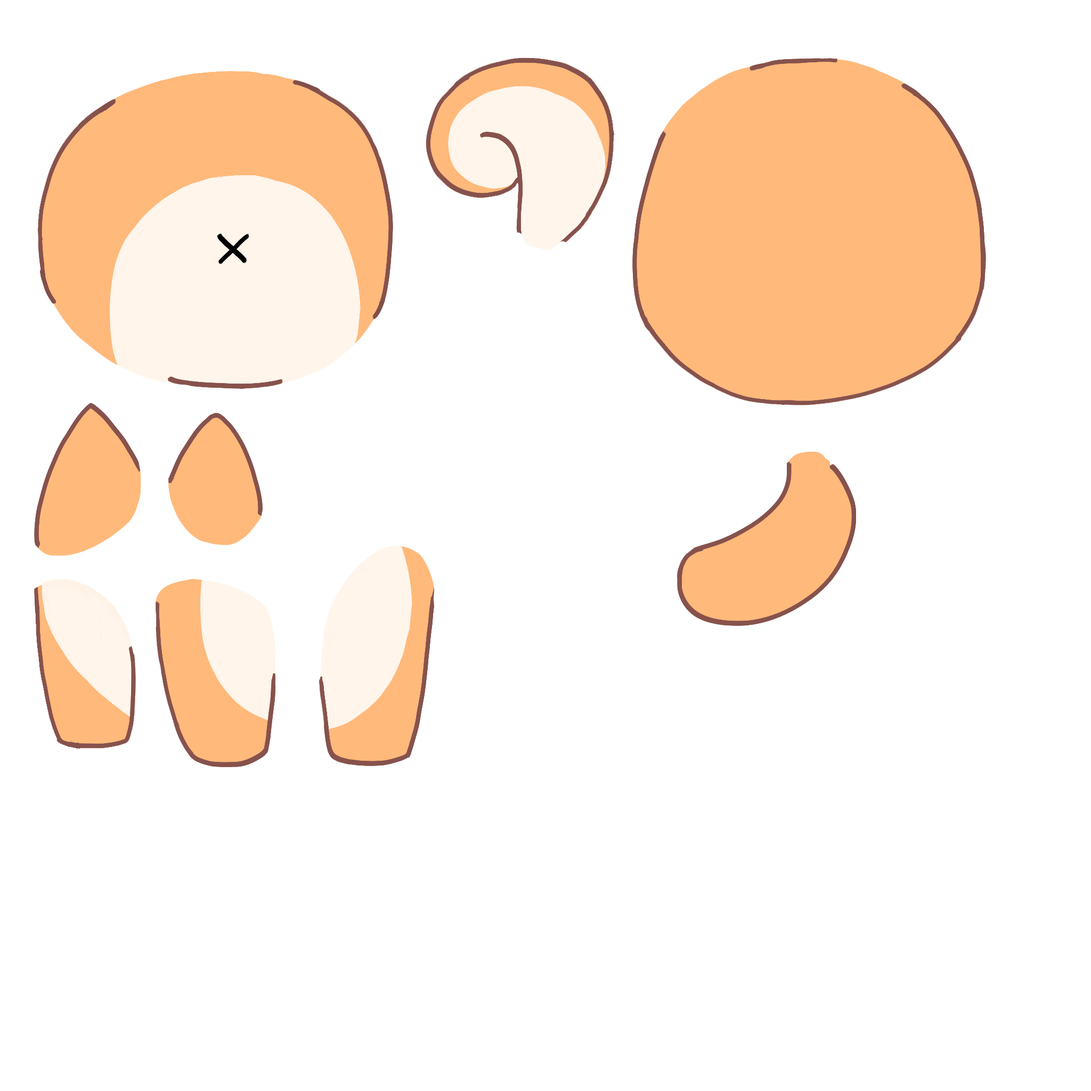
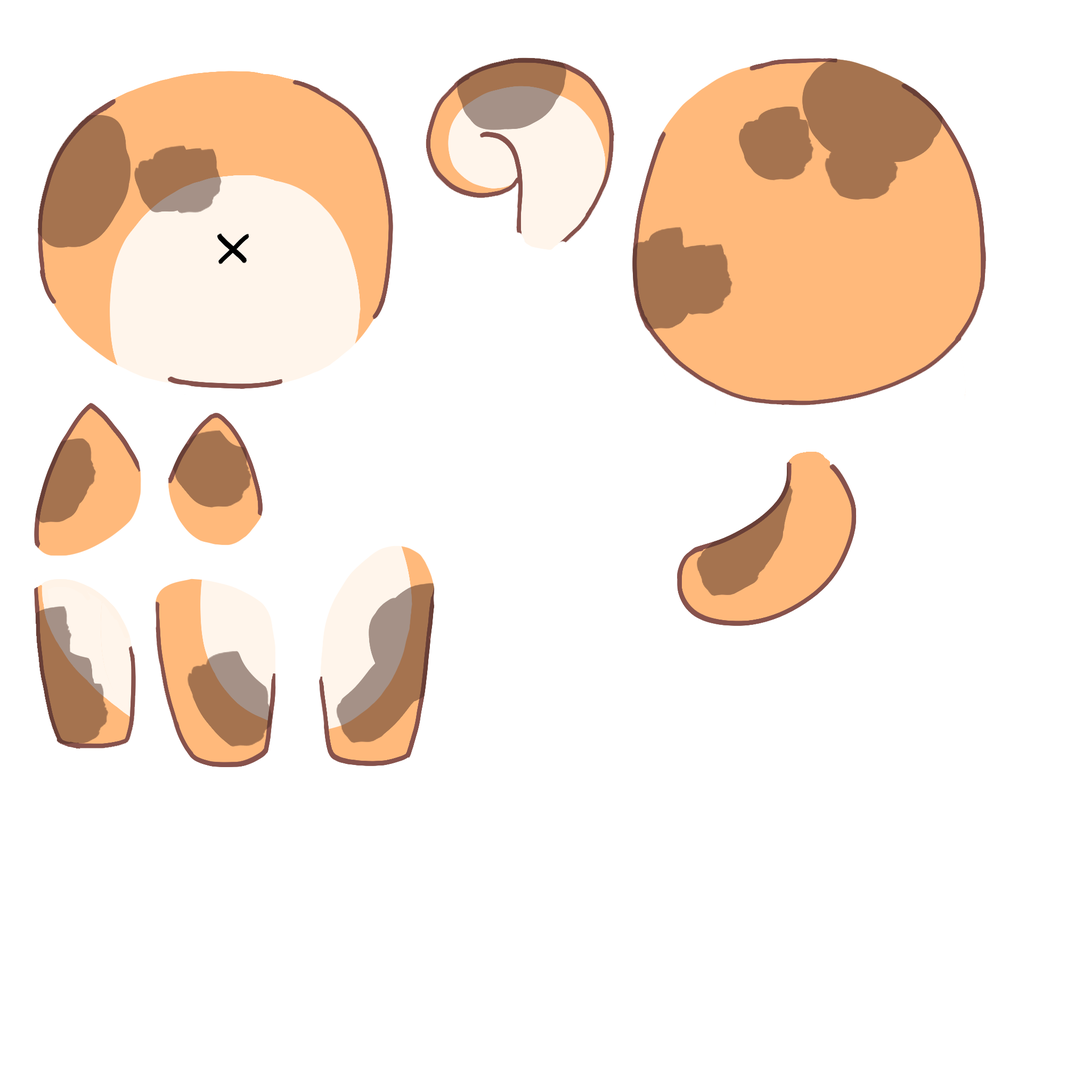
Layers edited between the first and the second 1091px x 1091px image:
removed group "u" (1st of 2) (11 layers) over left=35, top=57, right=944, bottom=748
renamed "Layer 2" to "Layer 1", opacity 100% → 50%, moved it out of group "u", painted on it over left=35, top=57, right=944, bottom=748
removed layer "tail" from group "u" over left=457, top=57, right=568, bottom=131
removed layer "leg back L" from group "u" over left=187, top=651, right=273, bottom=748
removed layer "leg back R" from group "u" over left=336, top=583, right=435, bottom=744
removed layer "leg front L" from group "u" over left=35, top=606, right=109, bottom=745
removed layer "ear L" from group "u" over left=35, top=438, right=97, bottom=524
removed layer "ear R" from group "u" over left=172, top=430, right=253, bottom=508
removed layer "head" from group "u" over left=632, top=58, right=944, bottom=330
removed layer "body" from group "u" over left=37, top=115, right=222, bottom=248
showed "u", opacity 10% → 100%, moved it out of group "u", painted on it over left=35, top=57, right=944, bottom=748
